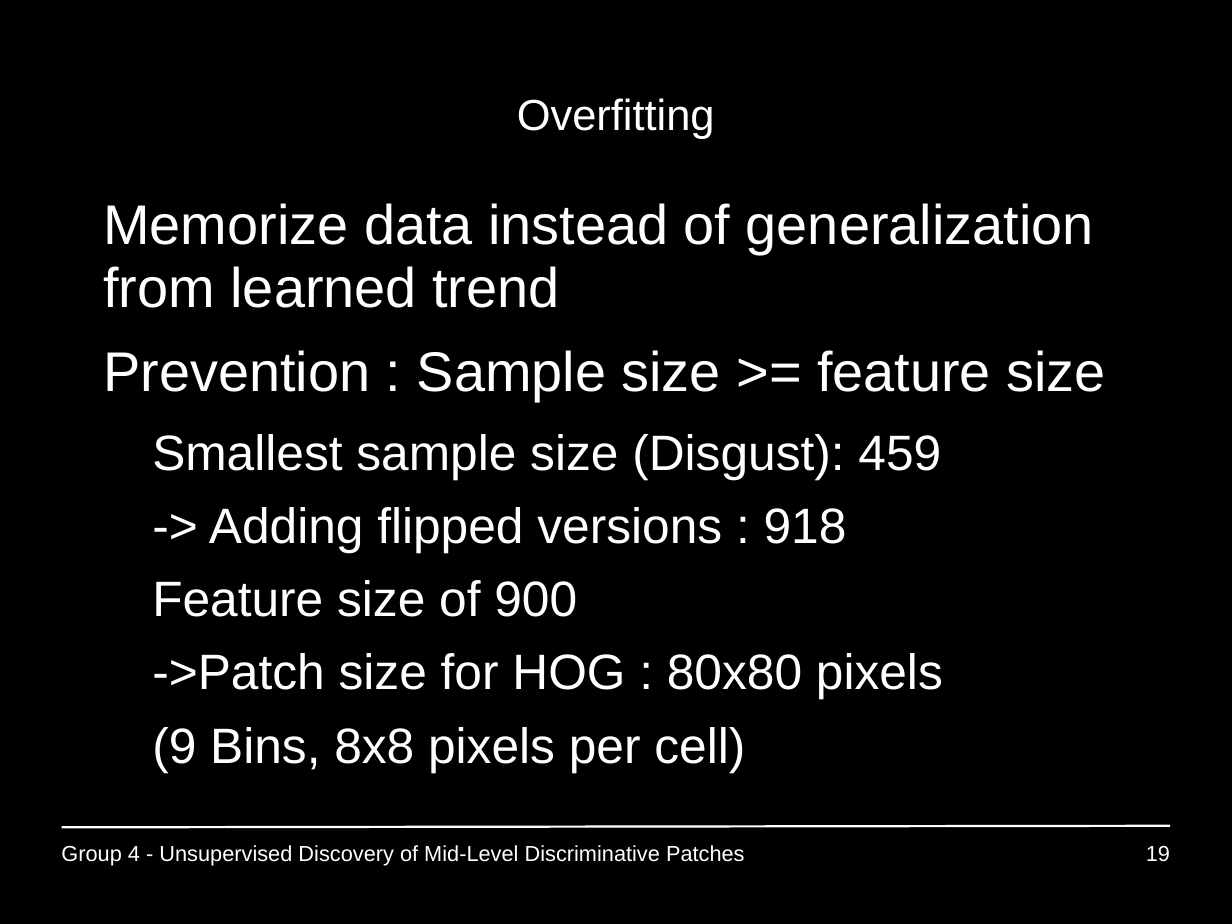
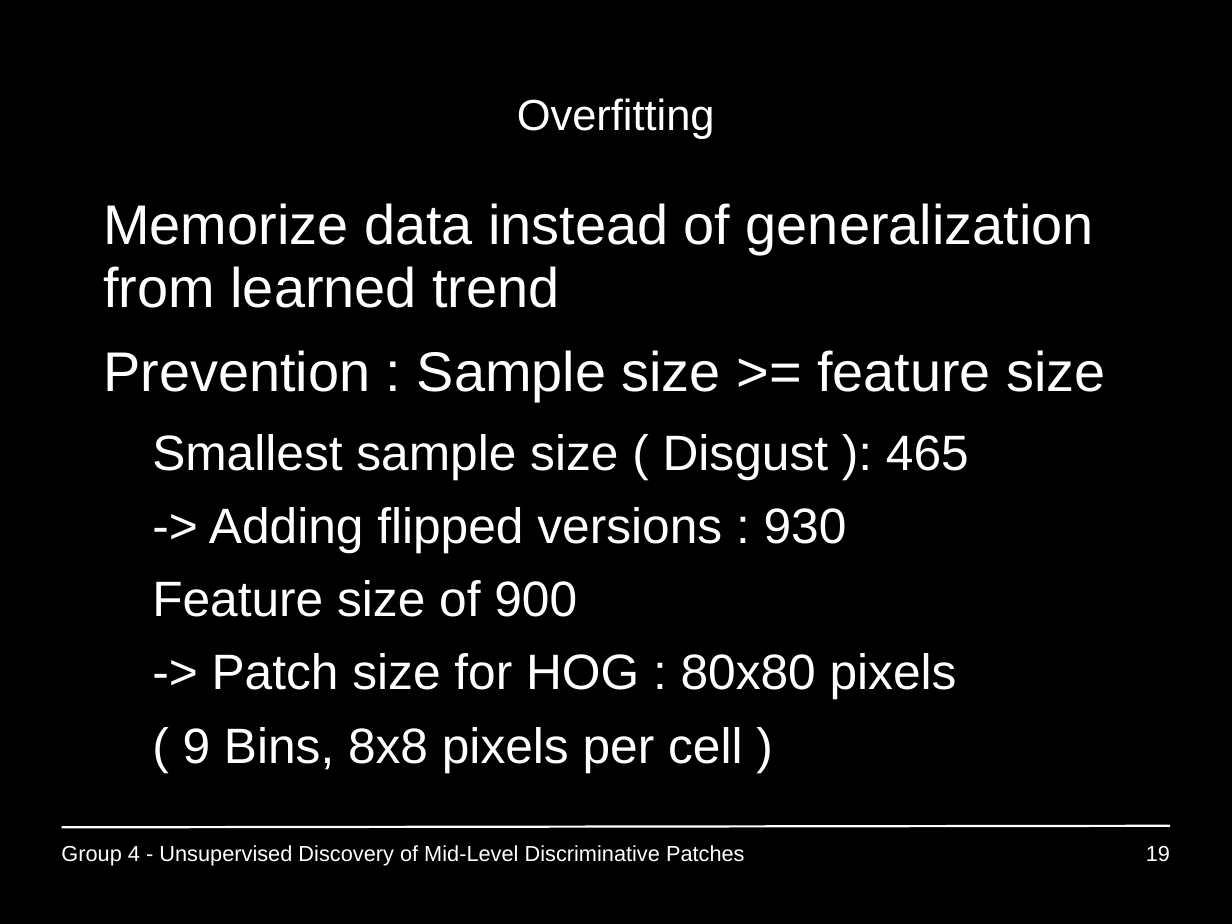
Before and after one commit to GiannisPapadopoulos/DiscriminativePatches, a slide deck: slide 19 of presentations/period3/MAI_Project1_Group4.ppt. Drawn at 1232x924 pixels with LibreOffice and Linux fonts; fonts in the diff are those of the drawing. Boxes give left, top, right and bottom in pixels: in the first picture for what was removed or moved away, otherwise in the second. Text is boxed around its words. In the diff, an @@ line names an element or a change of style, - is before the commit and + after.

Commit message:
demonstraion in outline, typos and wording

```diff
--- a/presentations/period3/MAI_Project1_Group4.ppt
+++ b/presentations/period3/MAI_Project1_Group4.ppt
@@ text at [152,434,969,553]: text changed @@
-  – Smallest sample size (Disgust): 459
-  -> Adding flipped versions : 918
+  – Smallest sample size ( Disgust ): 465
+  -> Adding flipped versions : 930
@@ text at [183,653,957,772]: spaces changed @@
-  ->Patch size for HOG : 80x80 pixels
-  (9 Bins, 8x8 pixels per cell)
+  -> Patch size for HOG : 80x80 pixels
+  ( 9 Bins, 8x8 pixels per cell )
```
Also in this commit, not shown: 6 other slides changed.
